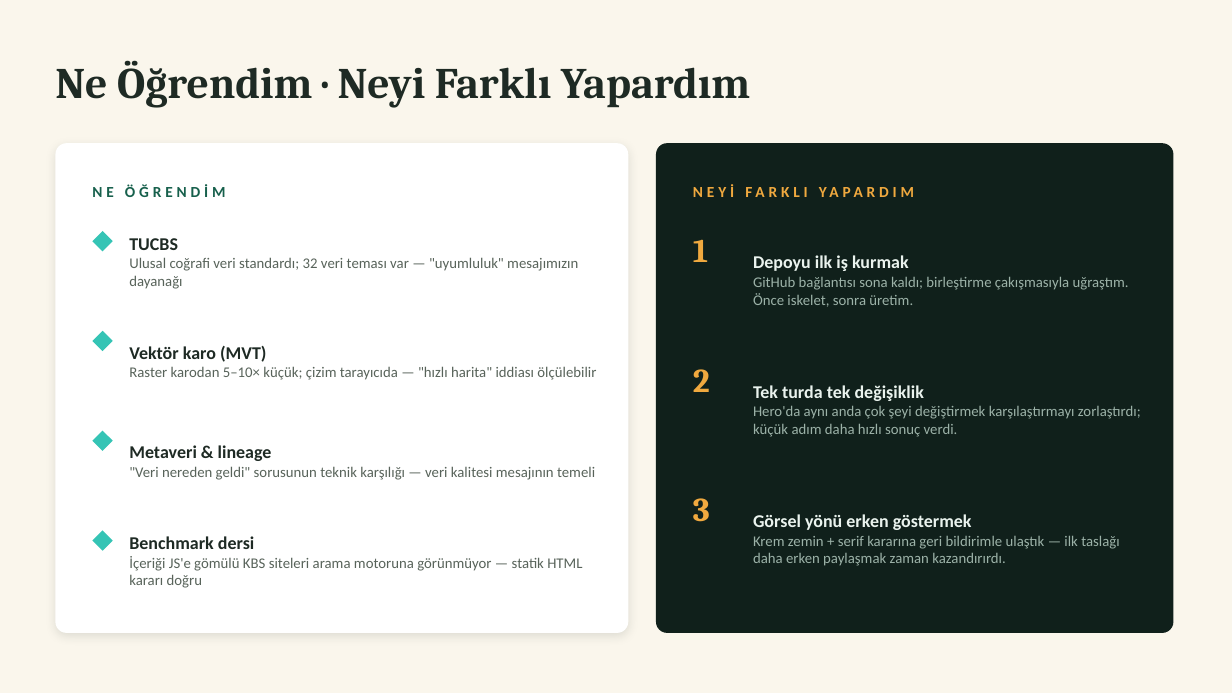
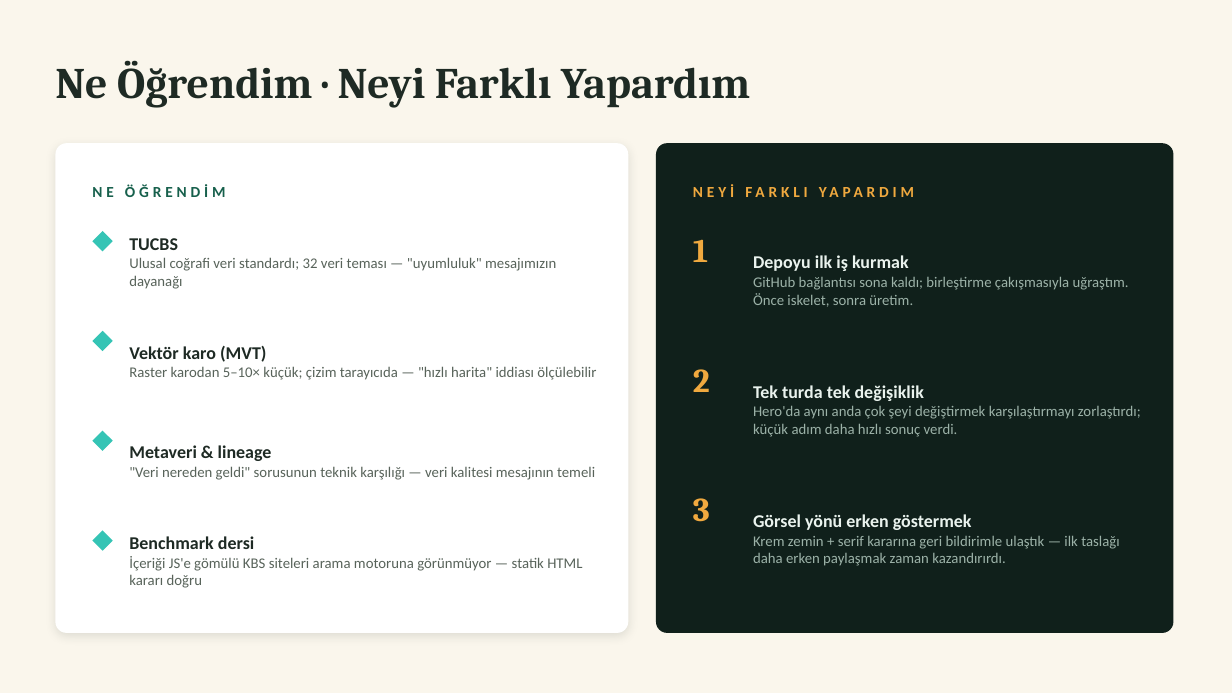
Before and after one commit to atalanuhser/bingol-cbs-tanitim-sitesi, a slide deck: slide 7 of sunumlar/sunum-1.pptx (slide 3 before the commit). Drawn at 1232x693 pixels with LibreOffice and Linux fonts; fonts in the diff are those of the drawing. Boxes give left, top, right and bottom in pixels: in the first picture for what was removed or moved away, otherwise in the second. Text is boxed around its words. In the diff, an @@ line names an element or a change of style, - is before the commit and + after.

```diff
--- a/sunumlar/sunum-1.pptx
+++ b/sunumlar/sunum-1.pptx
@@ text at bbox=[129, 257, 556, 289]: text changed @@
-Ulusal coğrafi veri standardı; 32 veri teması var — "uyumluluk" mesajımızın dayanağı
+Ulusal coğrafi veri standardı; 32 veri teması — "uyumluluk" mesajımızın dayanağı
```
Also in this commit, not shown: 2 other slides changed, 5 slides added, 1 slide removed.
